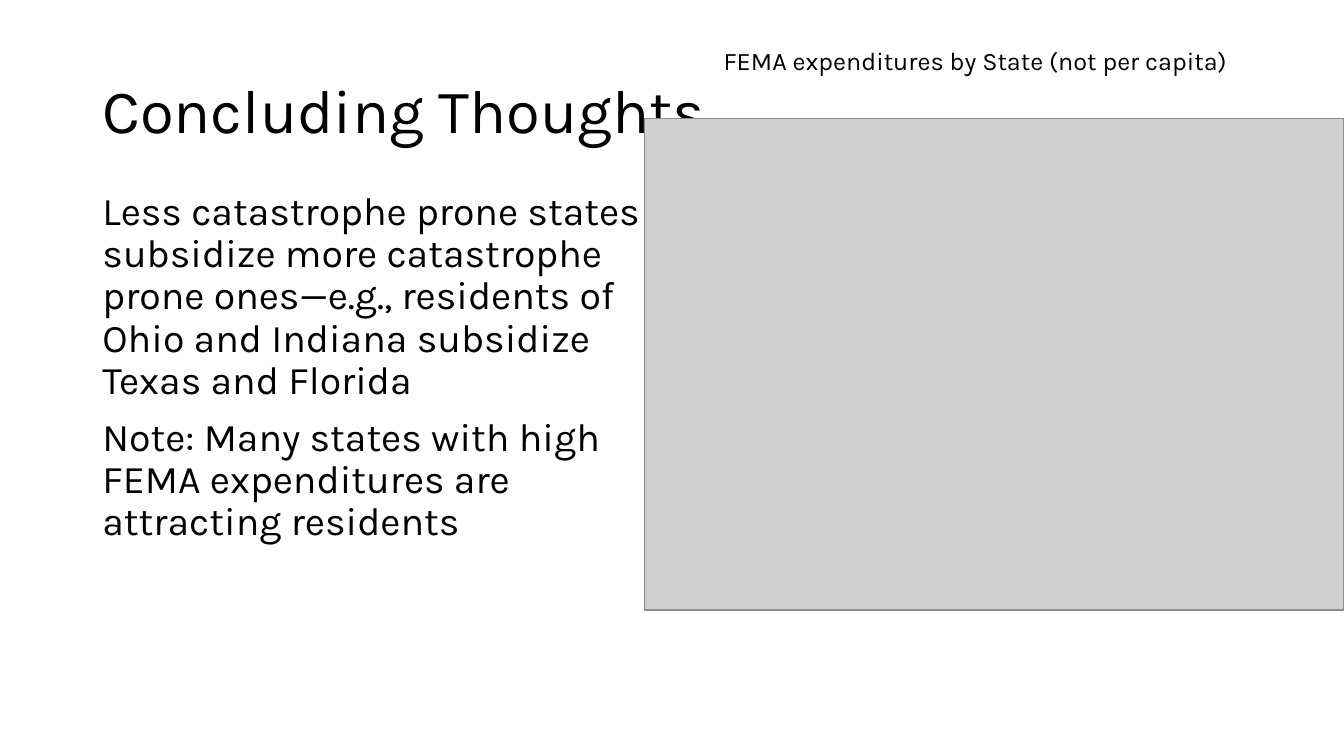
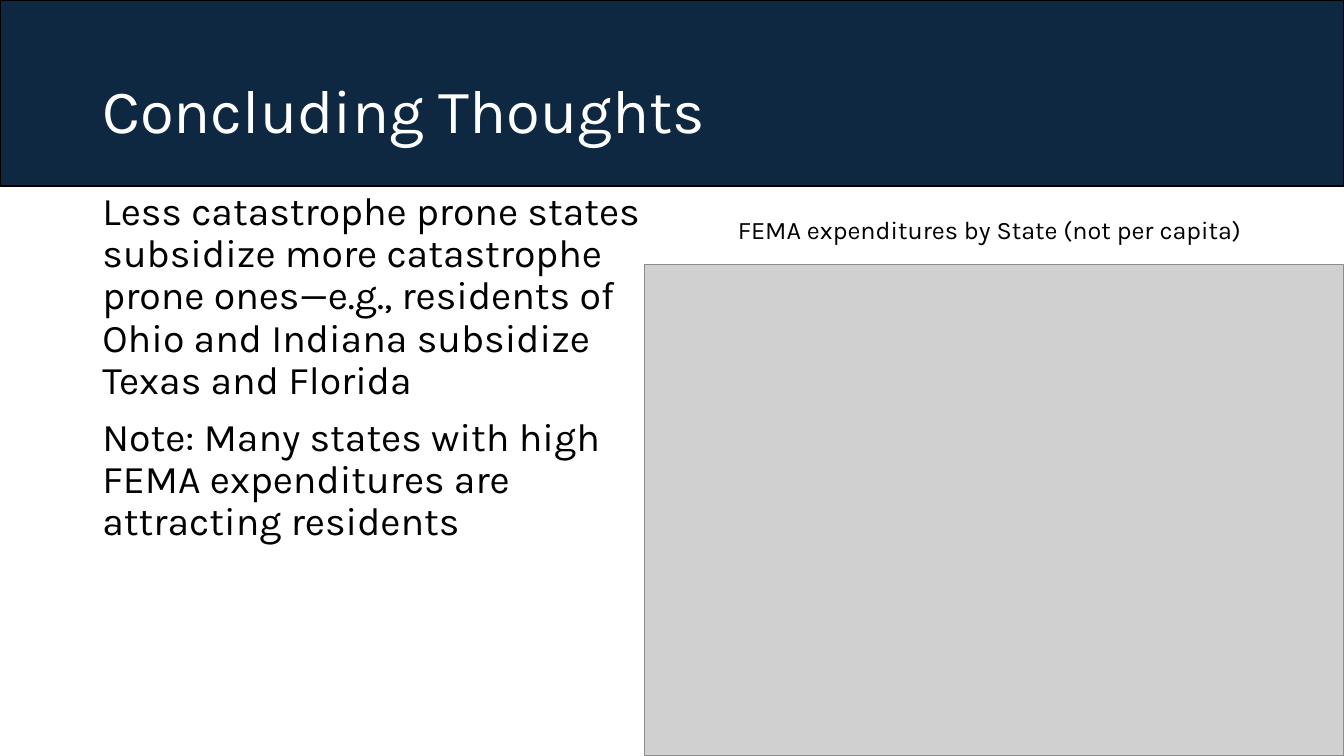
Before and after one commit to lou-weimer/insurance_lecture, a slide deck: slide 30 of Draft 1.pptx. Drawn at 1344x756 pixels with LibreOffice and Linux fonts; fonts in the diff are those of the drawing; grey boxes stand for pictures. Boxes give left, top, right and bottom in pixels: in the first picture for what was removed or moved away, otherwise in the second. Text is boxed around its words. In the diff, an @@ line names an element or a change of style, - is before the commit and + after.

```diff
--- a/Draft 1.pptx
+++ b/Draft 1.pptx
@@ rectangle added at (x1=0, y1=0, x2=1344, y2=187), fill #0E2841, outline #000000 1.5 pt @@
@@ title "Concluding Thoughts" at (x1=102, y1=90, x2=705, y2=148): text colour #000000 to #FFFFFF @@
@@ text "FEMA expenditures by State (not ..." moved from (x1=724, y1=52, x2=1226, y2=76) to (x1=738, y1=221, x2=1241, y2=246) @@
@@ picture moved from (x1=645, y1=119, x2=1344, y2=610) to (x1=645, y1=265, x2=1344, y2=756) @@
```
Also in this commit, not shown: 32 other slides changed.
